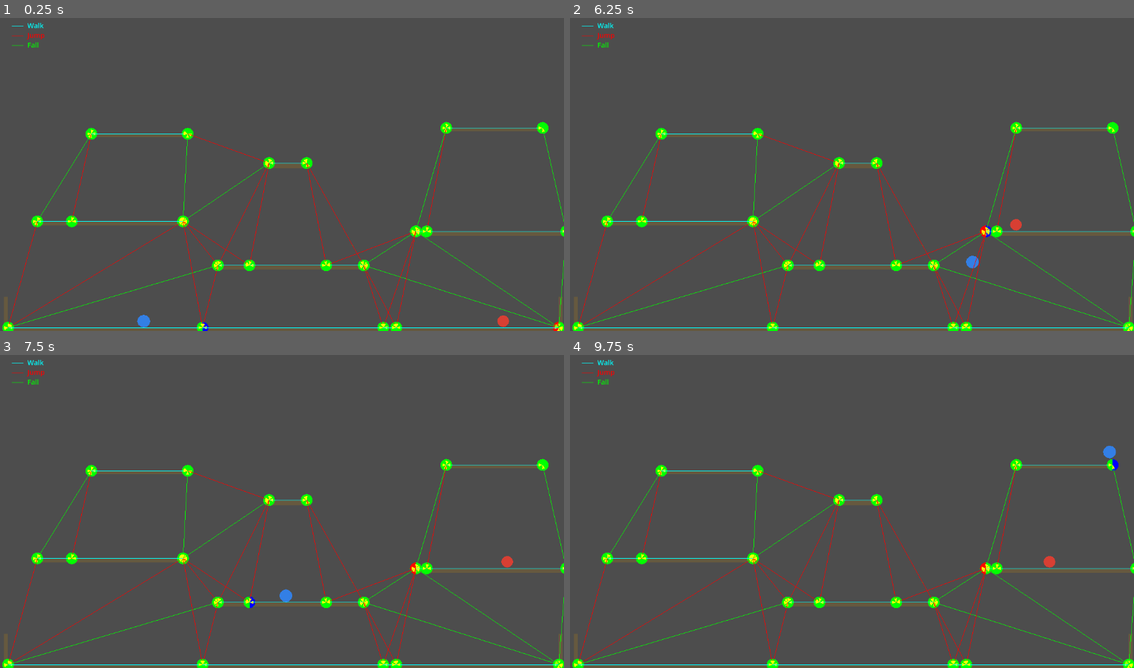
Above: before the commit, frames 1-4 (two rows, left to right).
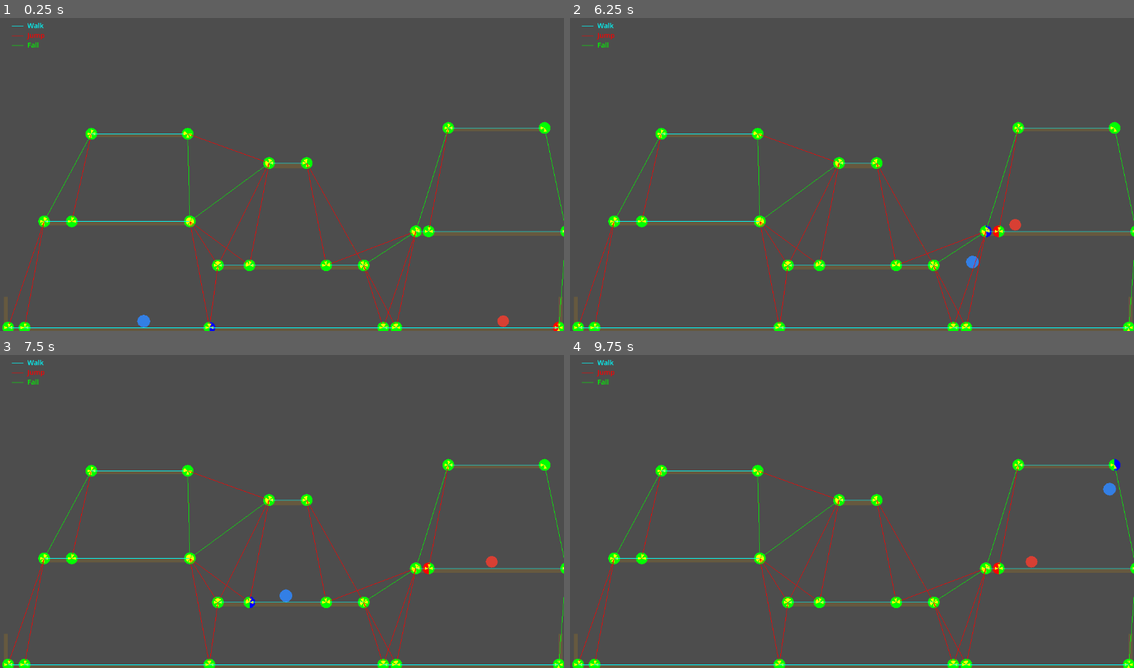
Above: after the commit, the same moments.

Repository: xhocquet/2d-platformer-pathfinding-demo
Game: Godot game, scene res://main.tscn
Same seed, same stepped clock (60 frames per second), same inputs: the game is played once before the commit and once after it.
Inputs:
- Up to frame 1 (0.25 s): no input
- Up to frame 2 (6.25 s): hold D (move_right) 0.53-2.03 s; tap W (jump) at 0.77, 1.52, 3.02, 3.77, 4.52, 6.02 s; hold A (move_left) 2.03-2.78 s; hold D (move_right) 2.78-4.28 s; hold A (move_left) 4.28-5.03 s; hold D (move_right) 5.03-5.78 s; hold A (move_left) from 5.78 s (still down)
- Up to frame 3 (7.5 s): tap W (jump) at 6.77 s; release A (move_left) at 7.28 s; hold D (move_right) from 7.28 s (still down)
- Up to frame 4 (9.75 s): tap W (jump) at 7.52, 9.02 s; release D (move_right) at 9.53 s; hold A (move_left) from 9.53 s (still down)

The runs differ from the first frame. In frame 1, 1.7% of the frame differs, in the area x 0-100%, y 33-100%; in frame 2, 1.8%; in frame 3, 1.9%; in frame 4, 2.1%, in the area x 0-100%, y 28-100%.

Commit message:
Checkpoint

Diff:
--- a/main.tscn
+++ b/main.tscn
@@ -39,7 +39,7 @@
 polygon = PackedVector2Array(-60, -12, 60, -12, 60, 12, -60, 12)
 
 [node name="Platform4" type="StaticBody2D" parent="."]
-position = Vector2(225, 428.55276)
+position = Vector2(239, 428.55276)
 scale = Vector2(2.4800012, 0.32000488)
 
 [node name="CollisionShape2D" type="CollisionShape2D" parent="Platform4"]
@@ -72,7 +72,7 @@
 polygon = PackedVector2Array(-60, -12, 60, -12, 60, 12, -60, 12)
 
 [node name="Platform6" type="StaticBody2D" parent="."]
-position = Vector2(1010, 236.3048)
+position = Vector2(1014, 236.3048)
 scale = Vector2(1.64, 0.27999997)
 
 [node name="CollisionShape2D" type="CollisionShape2D" parent="Platform6"]
--- a/section_graph.gd
+++ b/section_graph.gd
@@ -15,6 +15,7 @@
 var _root: Node2D
 var max_jump_height: float = 220.0 # Max vertical rise for jump edges
 var jump_point_offset: float = 40.0 # Horizontal offset of jump points from ledge edge
+var max_edge_length: float = 300.0 # Max edge length (0 = no limit)
 var _collapse_radius: float = 20.0 # Merge points within this distance
 
 func set_root(root: Node2D) -> void:
@@ -335,6 +336,8 @@
 		var b: Vector2 = _positions.get(e.to, Vector2.ZERO)
 		if absf(a.y - b.y) > max_jump_height:
 			continue
+		if max_edge_length > 0.0 and e.type != EdgeType.WALK and a.distance_to(b) > max_edge_length:
+			continue
 		if e.type == EdgeType.WALK:
 			var key: String = str(e.from) + "|" + str(e.to)
 			if seen_walk.has(key):
